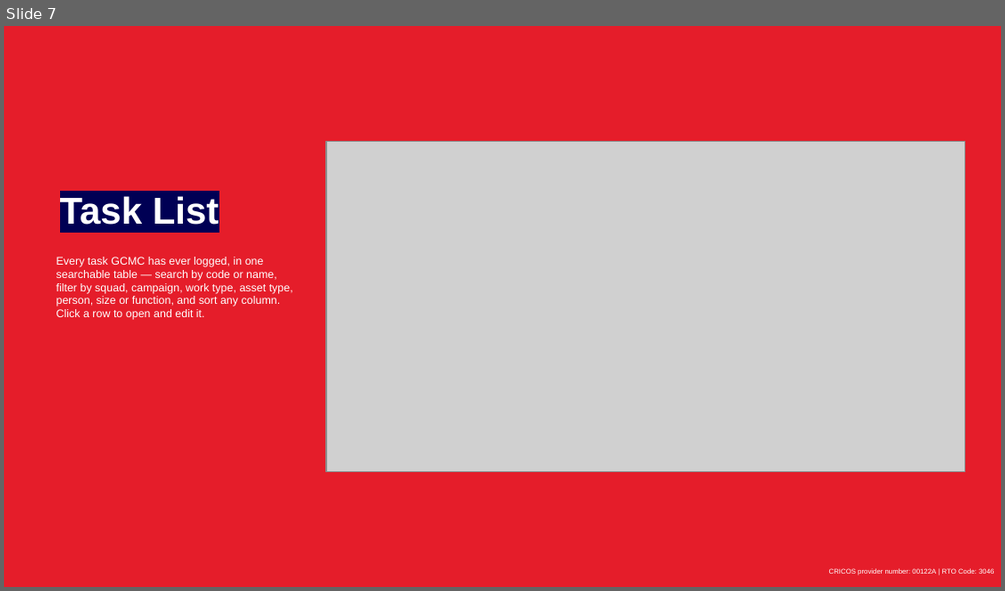
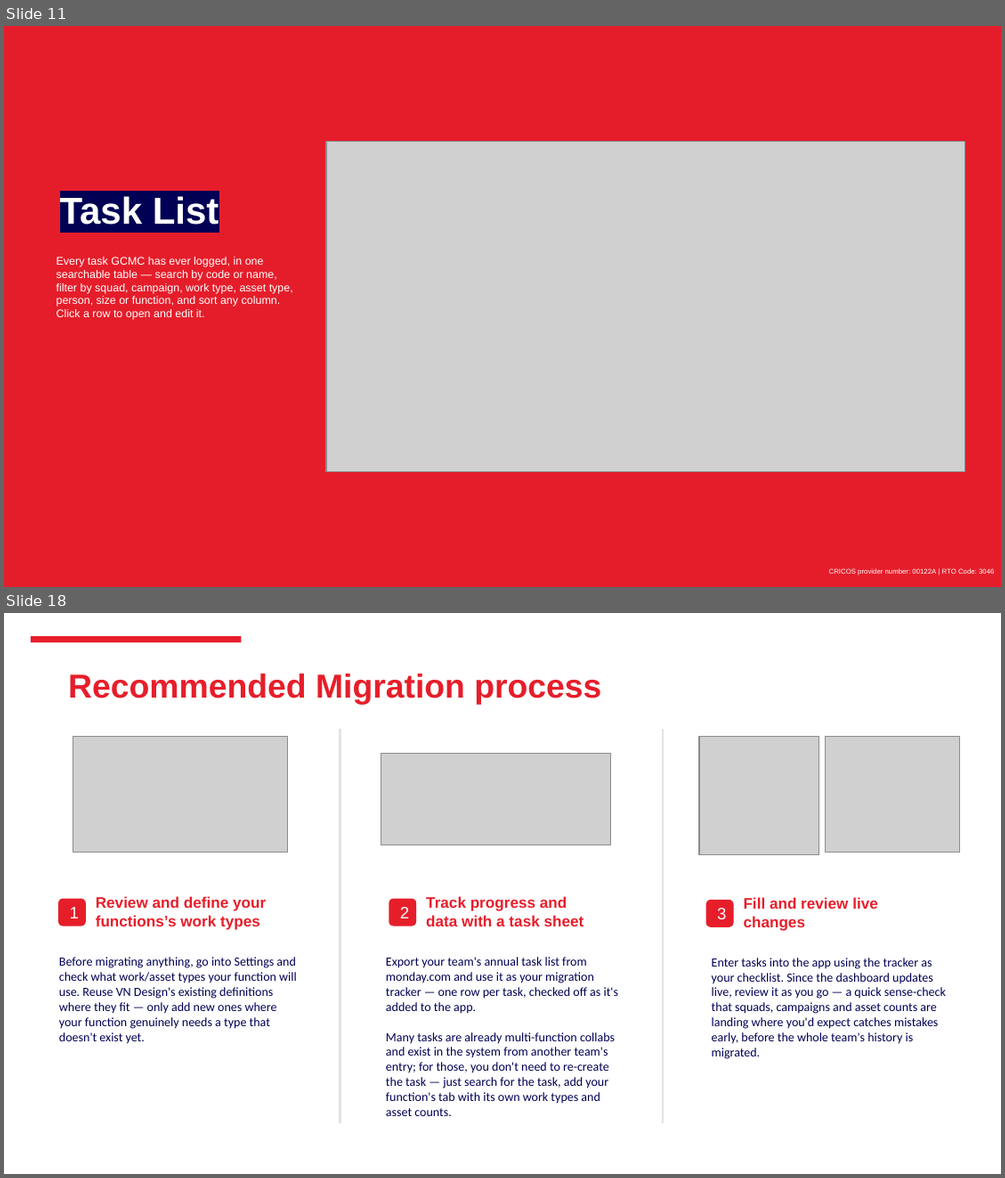
Before and after one commit to westmere7/Mel_WorkloadReport, a slide deck: Docs/Workload Report User Guide.pptx. Shown one above the other, each under a label of ours: slide 7 before the commit, slides 11 and 18 after it; the slides between them are not shown. The pictures are 1005x591 and 1005x1178 pixels, drawn with LibreOffice and Linux fonts; fonts in the diff are those of the drawing; grey boxes stand for pictures; background and template pictures are left out. Boxes give left, top, right and bottom in pixels: in the first picture for what was removed or moved away, otherwise in the second. Text is boxed around its words. In the diff, an @@ line names an element or a change of style, - is before the commit and + after.

```diff
--- a/Docs/Workload Report User Guide.pptx
+++ b/Docs/Workload Report User Guide.pptx
@@ slide 18 added at [4,613,1001,1174], background #FFFFFF @@
@@ freeform shape added at [31,636,242,641], fill #E61E2A @@
@@ text added at [68,674,601,705], 24 pt, text #E61E2A, bold @@
+Recommended Migration process
@@ picture added at [73,737,287,852] @@
@@ line added from (340, 729) to (340, 1122), #E2E5DF 1.5 pt @@
@@ line added from (663, 729) to (663, 1122), #E2E5DF 1.5 pt @@
@@ picture added at [699,737,818,854] @@
@@ picture added at [825,737,960,852] @@
@@ picture added at [380,754,610,845] @@
@@ rounded rectangle added at [57,898,86,926], fill #E61E2A, 12 pt, text #FFFFFF @@
+1
@@ text added at [96,896,266,930], 11 pt, text #E61E2A, bold @@
+Review and define your functions’s work types
@@ rounded rectangle added at [388,898,417,926], fill #E61E2A, 12 pt, text #FFFFFF @@
+2
@@ text added at [426,896,584,926], 11 pt, text #E61E2A, bold @@
+Track progress and data with a task sheet
@@ rounded rectangle added at [705,899,734,927], fill #E61E2A, 12 pt, text #FFFFFF @@
+3
@@ text added at [744,897,878,931], 11 pt, text #E61E2A, bold @@
+Fill and review live
+changes
@@ text added at [59,957,297,1044], 9 pt, text #000054 @@
+Before migrating anything, go into Settings and check what work/asset types your function will use. Reuse VN Design's existing definitions where they fit — only add new ones where your function genuinely needs a type that doesn't exist yet.
@@ text added at [386,957,618,1116], 9 pt, text #000054 @@
+Export your team's annual task list from monday.com and use it as your migration tracker — one row per task, checked off as it's added to the app.
+Many tasks are already multi-function collabs and exist in the system from another team's entry; for those, you don't need to re-create the task — just search for the task, add your function's tab with its own work types and asset counts.
@@ text added at [712,957,946,1059], 9 pt, text #000054 @@
+Enter tasks into the app using the tracker as your checklist. Since the dashboard updates live, review it as you go — a quick sense-check that squads, campaigns and asset counts are landing where you'd expect catches mistakes early, before the whole team's history is migrated.
@@ what was slide 7 is now slide 11 @@
```
Also in this commit, not shown: 6 slides changed, 9 other slides added, 5 slides removed.
